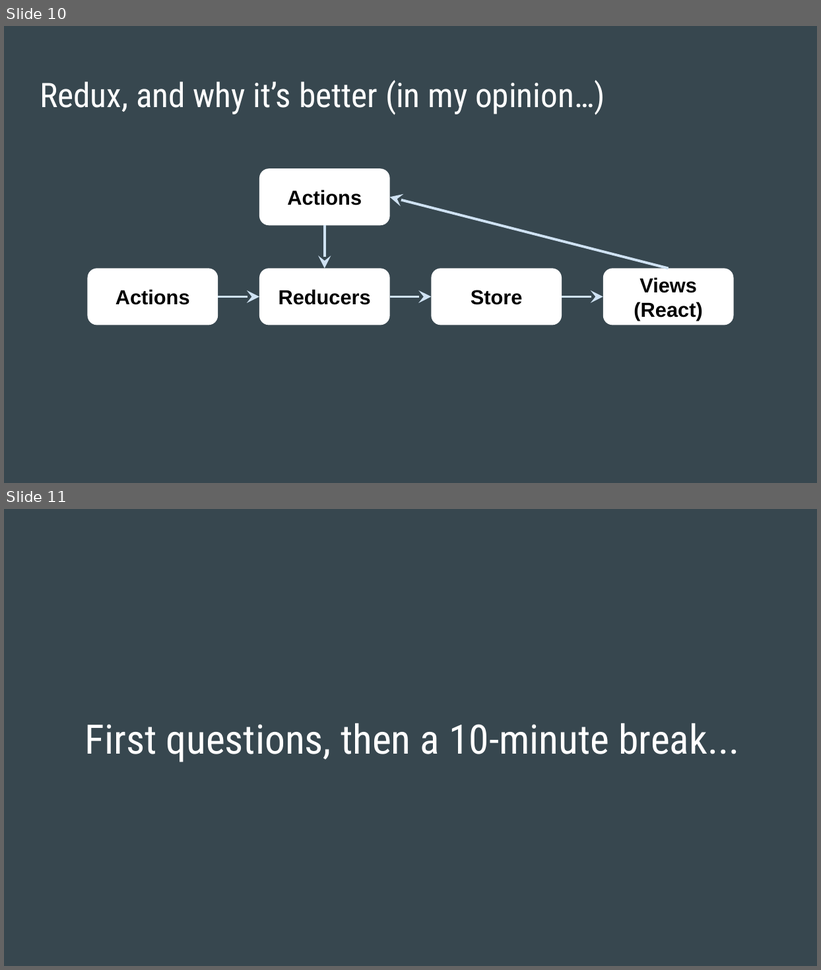
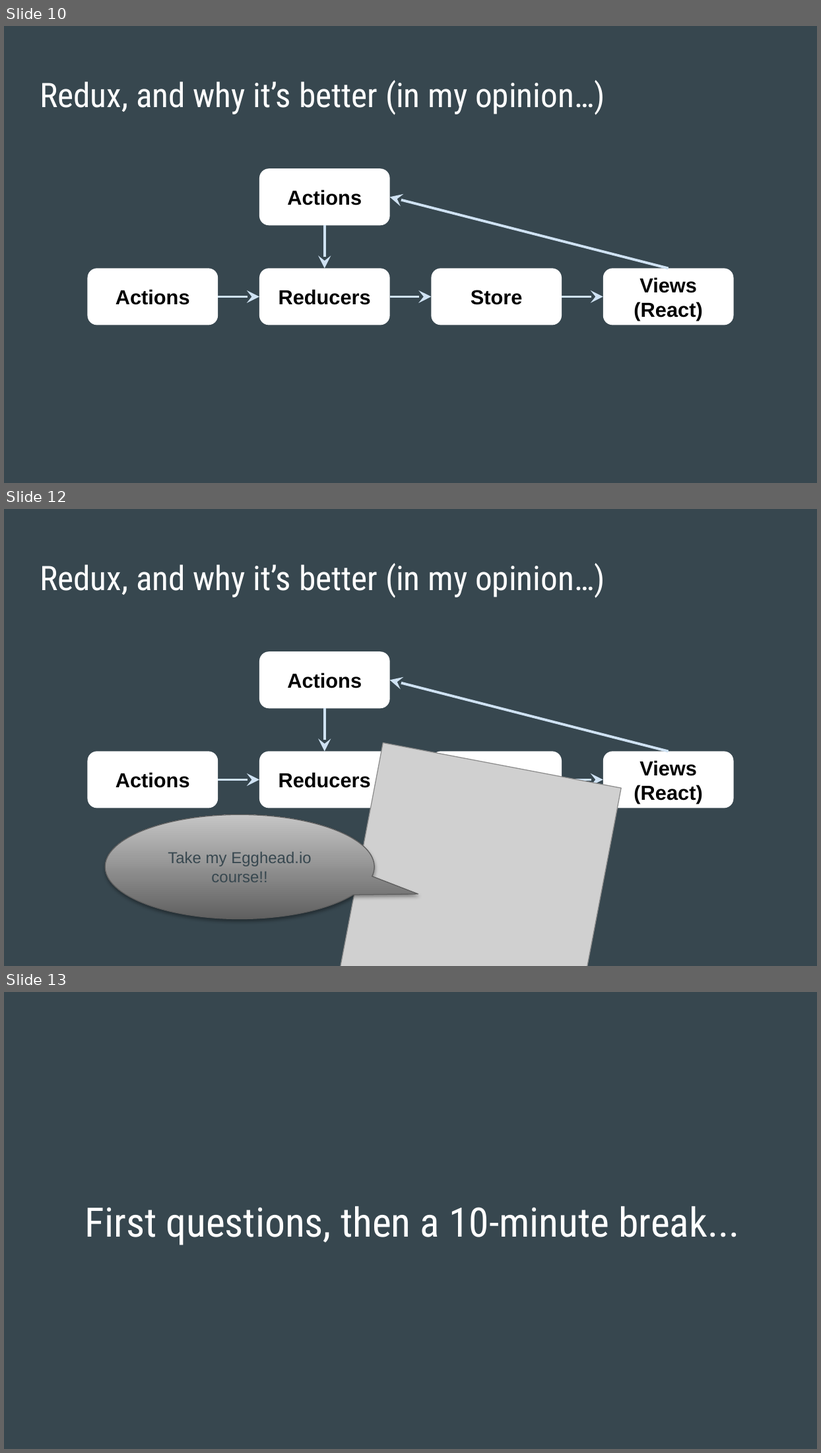
Before and after one commit to rohannair/js-spas, a slide deck: Single Page Apps with React + Redux.pptx. Shown one above the other, each under a label of ours: slides 10 and 11 before the commit, slides 10, 12 and 13 after it; the slides between them are not shown. The pictures are 821x970 and 821x1453 pixels, drawn with LibreOffice and Linux fonts; fonts in the diff are those of the drawing; grey boxes stand for pictures. Boxes give left, top, right and bottom in pixels: in the first picture for what was removed or moved away, otherwise in the second. Text is boxed around its words. In the diff, an @@ line names an element or a change of style, - is before the commit and + after.

```diff
--- a/Single Page Apps with React + Redux.pptx
+++ b/Single Page Apps with React + Redux.pptx
@@ slide 12 added at bbox=[4, 509, 817, 966], background #37474F @@
@@ title added at bbox=[40, 563, 605, 598], 30 pt, text #FFFFFF @@
+Redux, and why it’s better (in my opinion…)
@@ group added at bbox=[88, 652, 733, 808]: 5 rounded rectangles, 5 arrows @@
+Actions
+Reducers
+Views (React)
+Actions
@@ picture added at bbox=[338, 743, 621, 966] @@
@@ speech bubble added at bbox=[105, 815, 374, 919], fill gradient #616161 to #C5C5C5, outline #5F5F5F 0.75 pt, 14 pt, text #37474F @@
+Take my Egghead.io course!!
@@ what was slide 11 is now slide 13 @@
```
Also in this commit, not shown: 3 slides changed, 1 other slide added.
